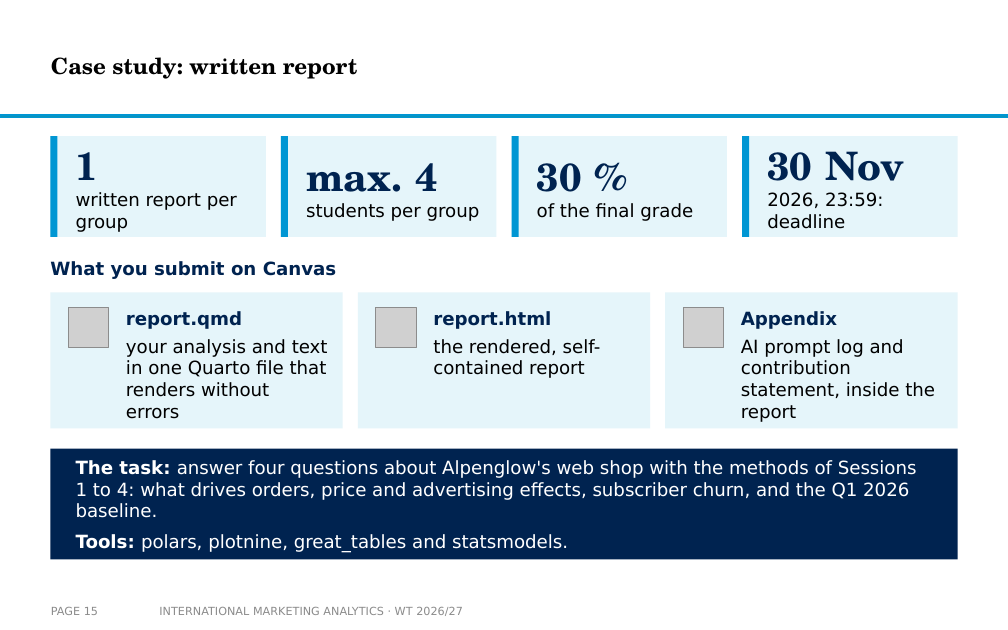
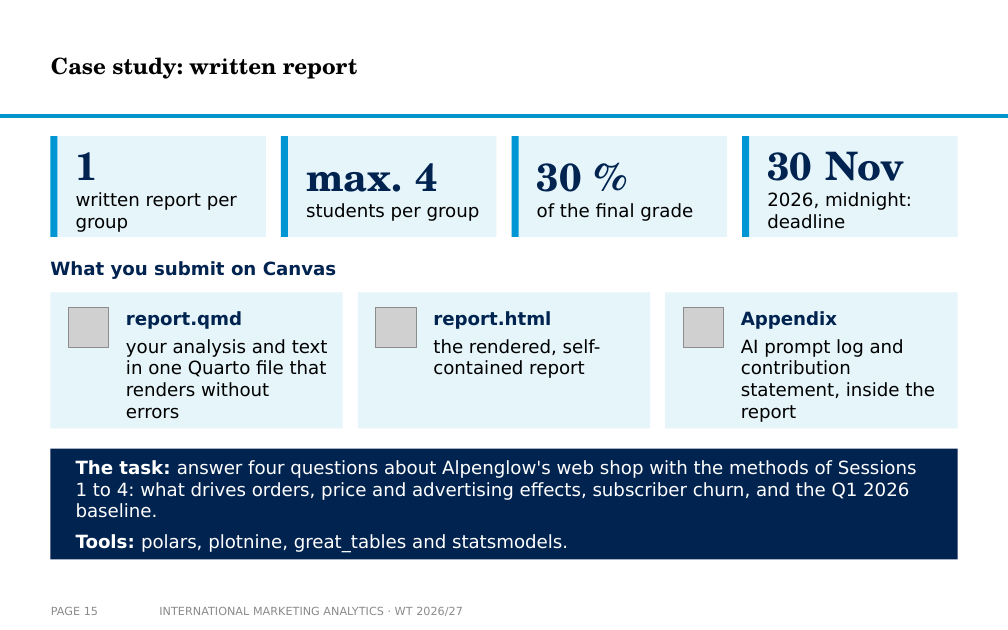
Before and after one commit to arnefloh-wu/International-Marketing-Analytics, a slide deck: slide 15 of slides/00a_course-content-and-style_WT26-27.pptx. Drawn at 1008x630 pixels with LibreOffice and Linux fonts; fonts in the diff are those of the drawing; grey boxes stand for pictures; background and template pictures are left out. Boxes give left, top, right and bottom in pixels: in the first picture for what was removed or moved away, otherwise in the second. Text is boxed around its words. In the diff, an @@ line names an element or a change of style, - is before the commit and + after.

```diff
--- a/slides/00a_course-content-and-style_WT26-27.pptx
+++ b/slides/00a_course-content-and-style_WT26-27.pptx
@@ text at [767,192,912,229]: text changed @@
-2026, 23:59: deadline
+2026, midnight: deadline
```
Also in this commit, not shown: 1 other slide changed, 2 slides added, 3 other files.
